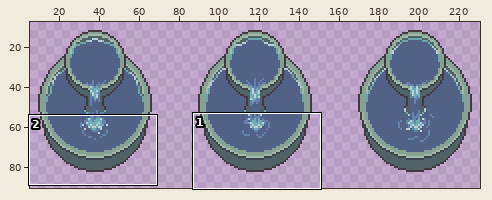
Pixel-art file: assets/02_architecture/04_casino/fountain-Sheet.aseprite. Above, an overview of the earlier version with the close-up marked.
Close-up. Old version:
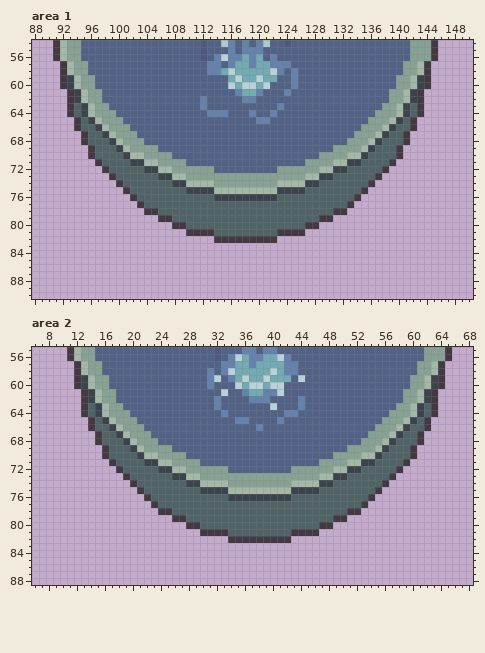
240x95 pixels, 1 frame. Colours within 5 levels of each other are drawn and written as one. Shown: area 1: x 88..150, y 54..90; area 2: x 6..68, y 55..88. The wide view leaves out empty margins. The commit also changed other parts of the picture, which this record leaves out.
After:
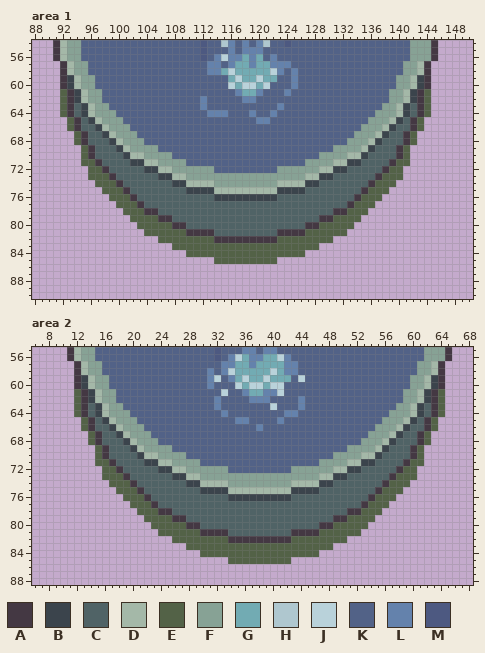
Palette (. is transparent): A #443843  B #3b444c  C #506366  D #a4b8a8  E #536247  F #87a295  G #72abb3  H #afc7cf  J #b9d2da  K #526287  L #6482ac  M #4d5981
Edits made:
Area 1:
y 61..64: x 92 . -> E; x 144 . -> E
y 65..66: x 93 . -> E; x 143 . -> E
y 67..68: x 94 . -> E; x 142 . -> E
y 69..70: x 95 . -> E; x 141 . -> E
y 71: x 95..96 .. -> EE; x 140..141 .. -> EE
y 72: x 96..97 .. -> EE; x 139..140 .. -> EE
y 73: x 96..98 ... -> EEE; x 138..140 ... -> EEE
y 74: x 97..99 ... -> EEE; x 137..139 ... -> EEE
y 75: x 98..100 ... -> EEE; x 136..138 ... -> EEE
y 76: x 99..101 ... -> EEE; x 135..137 ... -> EEE
y 77: x 100..102 ... -> EEE; x 134..136 ... -> EEE
y 78: x 101..103 ... -> EEE; x 133..135 ... -> EEE
y 79: x 102..105 .... -> EEEE; x 131..134 .... -> EEEE
y 80: x 103..107 ..... -> EEEEE; x 129..133 ..... -> EEEEE
y 81: x 104..109 ...... -> EEEEEE; x 127..132 ...... -> EEEEEE
y 82: x 106..113 ........ -> EEEEEEEE; x 123..130 ........ -> EEEEEEEE
y 83: x 108..128 ..................... -> EEEEEEEEEEEEEEEEEEEEE
y 84: x 110..126 ................. -> EEEEEEEEEEEEEEEEE
y 85: x 114..122 ......... -> EEEEEEEEE
Area 2:
y 61..64: x 12 . -> E; x 64 . -> E
y 65..66: x 13 . -> E; x 63 . -> E
y 67..68: x 14 . -> E; x 62 . -> E
y 69..70: x 15 . -> E; x 61 . -> E
y 71: x 15..16 .. -> EE; x 60..61 .. -> EE
y 72: x 16..17 .. -> EE; x 59..60 .. -> EE
y 73: x 16..18 ... -> EEE; x 58..60 ... -> EEE
y 74: x 17..19 ... -> EEE; x 57..59 ... -> EEE
y 75: x 18..20 ... -> EEE; x 56..58 ... -> EEE
y 76: x 19..21 ... -> EEE; x 55..57 ... -> EEE
y 77: x 20..22 ... -> EEE; x 54..56 ... -> EEE
y 78: x 21..23 ... -> EEE; x 53..55 ... -> EEE
y 79: x 22..25 .... -> EEEE; x 51..54 .... -> EEEE
y 80: x 23..27 ..... -> EEEEE; x 49..53 ..... -> EEEEE
y 81: x 24..29 ...... -> EEEEEE; x 47..52 ...... -> EEEEEE
y 82: x 26..33 ........ -> EEEEEEEE; x 43..50 ........ -> EEEEEEEE
y 83: x 28..48 ..................... -> EEEEEEEEEEEEEEEEEEEEE
y 84: x 30..46 ................. -> EEEEEEEEEEEEEEEEE
y 85: x 34..42 ......... -> EEEEEEEEE
Pixel boxes of the changes (left, top, right, bottom) in both close-ups:
added: (60, 89, 431, 264)
added: (74, 389, 445, 564)
